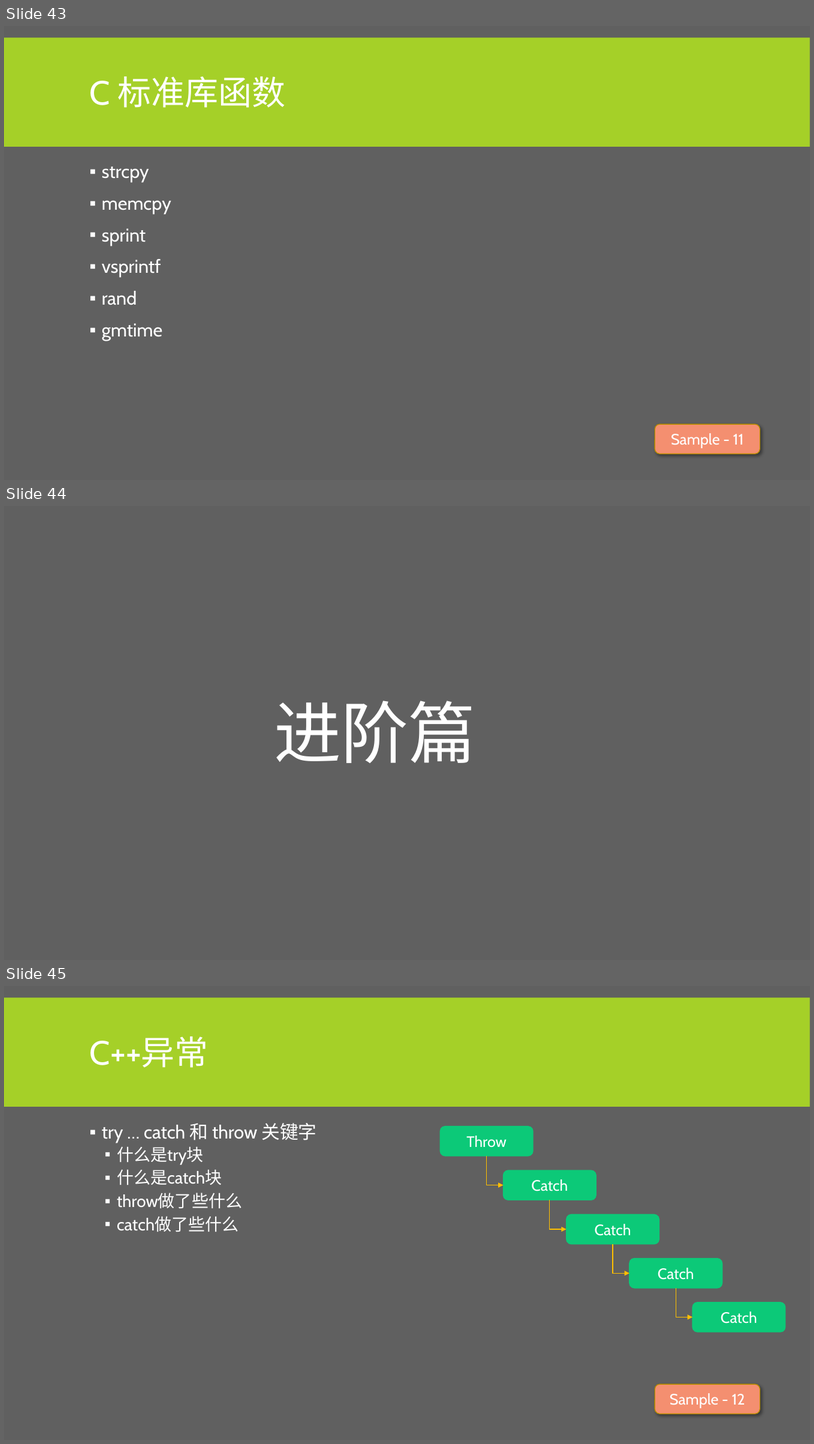
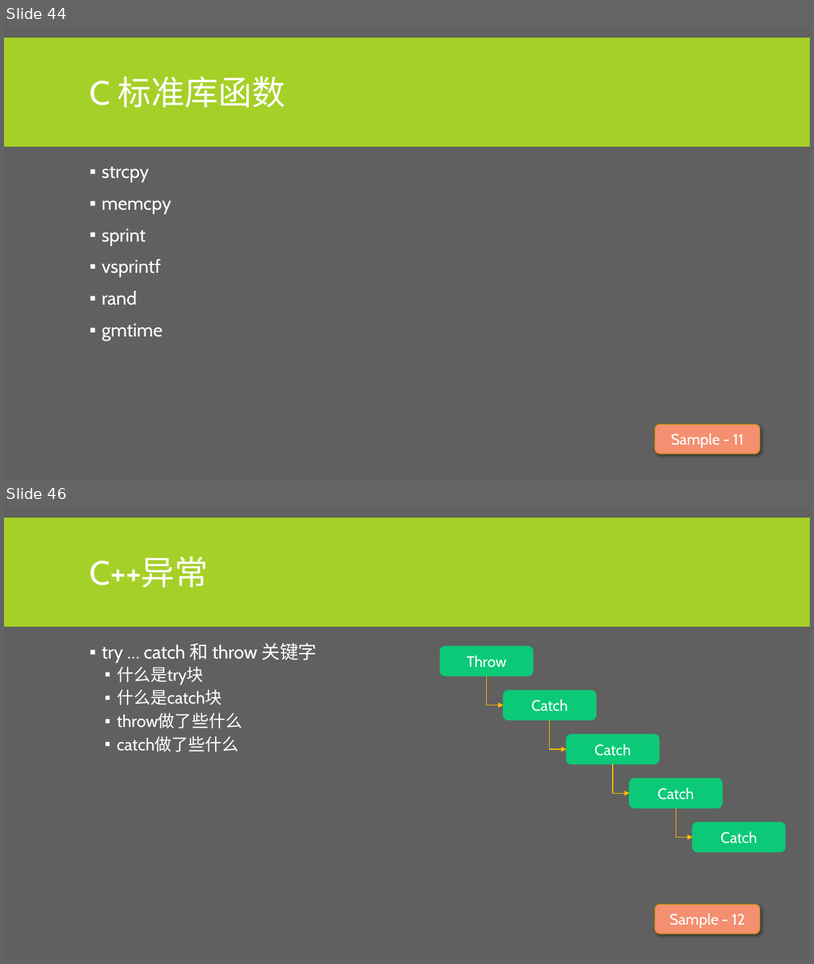
Before and after one commit to albertclass/Lessons, a slide deck: advance c++/courseware.pptx. Shown one above the other, each under a label of ours: slides 43, 44 and 45 before the commit, slides 44 and 46 after it; the slides between them are not shown. The pictures are 814x1444 and 814x964 pixels, drawn with LibreOffice and Linux fonts; fonts in the diff are those of the drawing. Boxes give left, top, right and bottom in pixels: in the first picture for what was removed or moved away, otherwise in the second. Text is boxed around its words. In the diff, an @@ line names an element or a change of style, - is before the commit and + after.

```diff
--- a/advance c++/courseware.pptx
+++ b/advance c++/courseware.pptx
@@ slide 44 removed at (4, 506, 810, 960), background #606060 @@
@@ text removed at (274, 700, 476, 763) @@
-进阶篇
@@ what was slide 43 is now slide 44 @@
@@ what was slide 45 is now slide 46 @@
```
Also in this commit, not shown: 4 slides changed, 2 slides added, 1 other slide removed, 3 other files.
